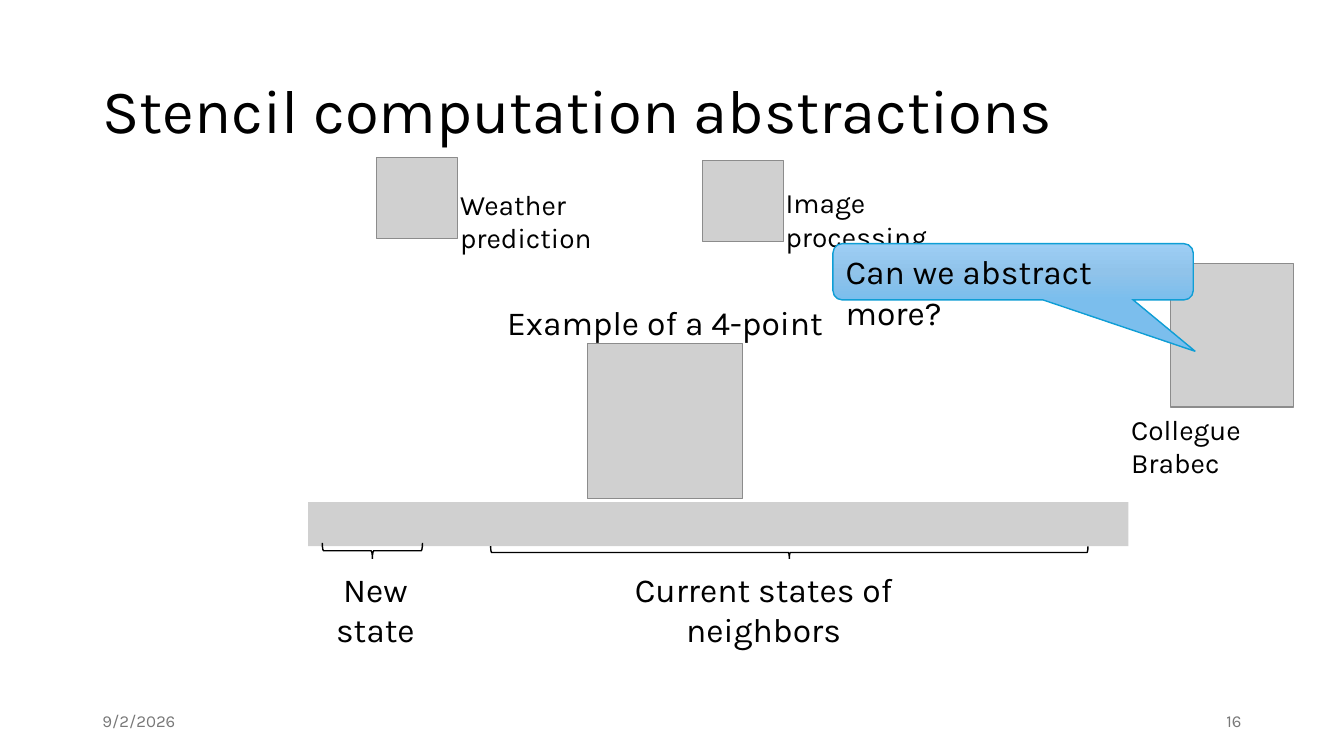
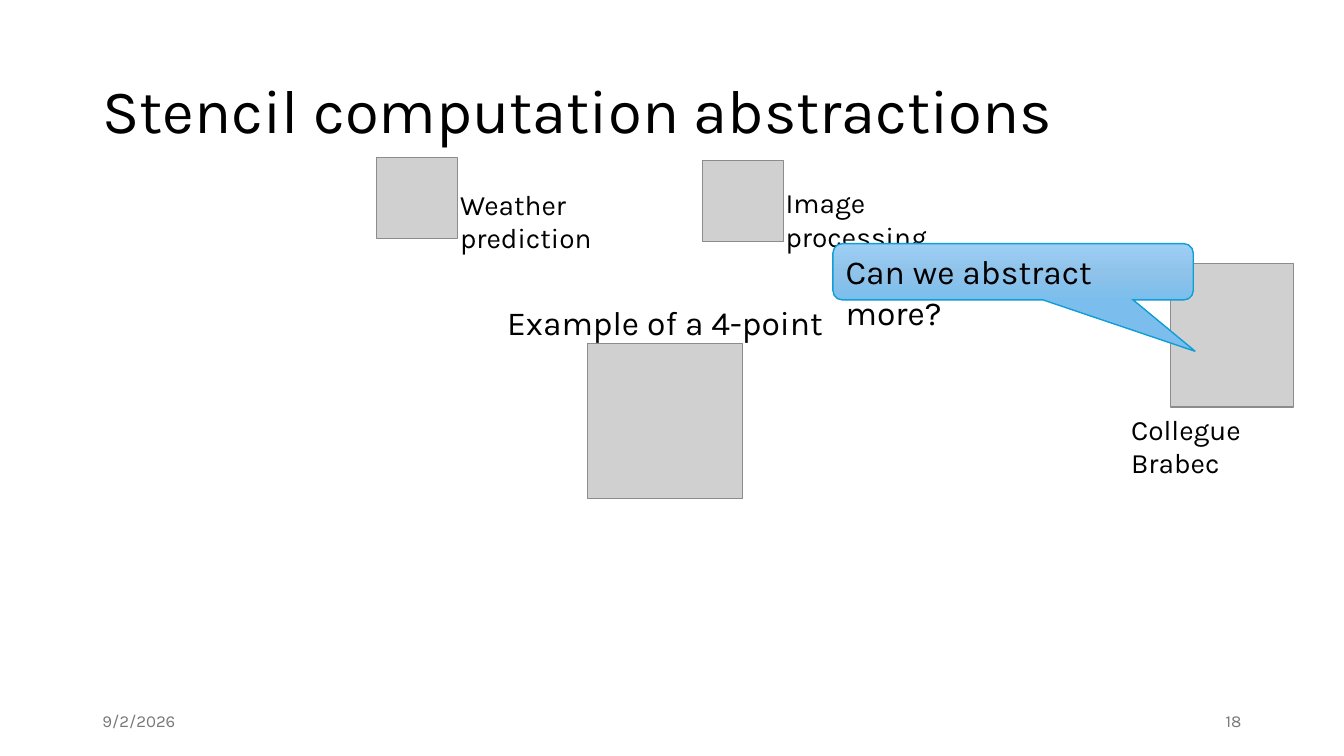
Before and after one commit to jiriklepl/phd-thesis, a slide deck: slide 18 of slides/Optimizing Memory Layouts and Traversal Orders in High-Performance Computing.pptx (slide 16 before the commit). Drawn at 1344x756 pixels with LibreOffice and Linux fonts; fonts in the diff are those of the drawing; grey boxes stand for pictures. Boxes give left, top, right and bottom in pixels: in the first picture for what was removed or moved away, otherwise in the second. Text is boxed around its words. In the diff, an @@ line names an element or a change of style, - is before the commit and + after.

Commit message:
some changes

```diff
--- a/slides/Optimizing Memory Layouts and Traversal Orders in High-Performance Computing.pptx
+++ b/slides/Optimizing Memory Layouts and Traversal Orders in High-Performance Computing.pptx
@@ picture removed at <box>309,502,1129,546</box> @@
@@ right brace removed at <box>323,543,423,559</box> @@
@@ right brace removed at <box>491,547,1088,559</box> @@
@@ text removed at <box>336,581,415,643</box> @@
-New state
@@ text removed at <box>635,579,892,651</box> @@
-Current states of neighbors
```
Also in this commit, not shown: 1 other slide changed, 2 slides added.
